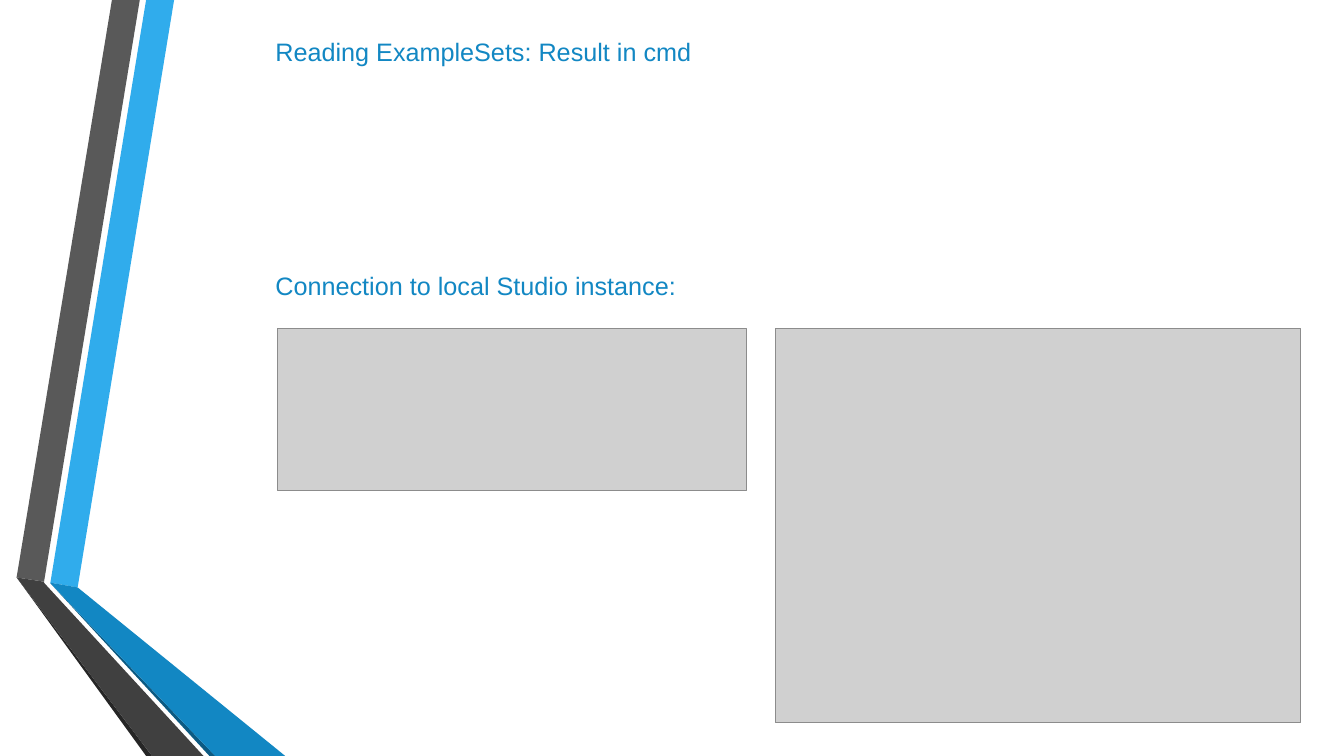
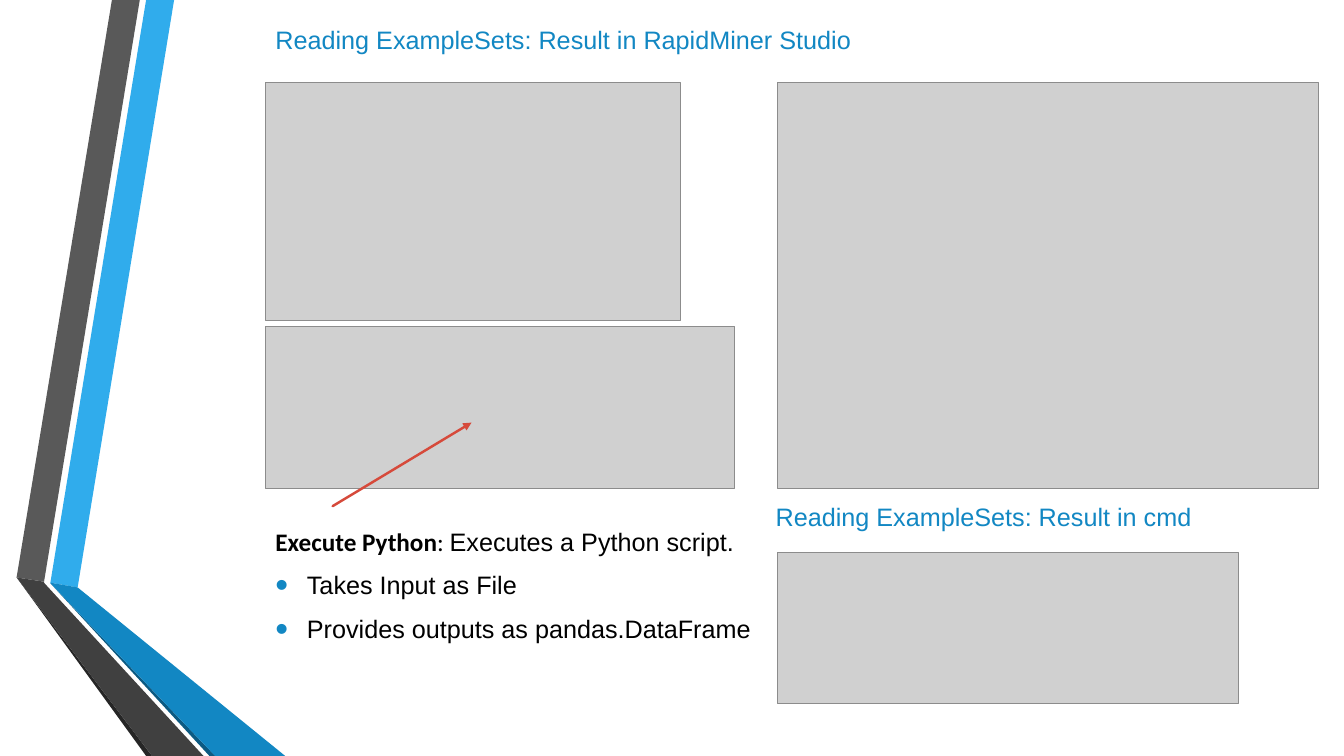
Before and after one commit to Huzefa-Mustafa/rapidminer-python, a slide deck: slide 5 of docs/Presentation_RapidMiner_Python.pptx. Drawn at 1344x756 pixels with LibreOffice and Linux fonts; fonts in the diff are those of the drawing; grey boxes stand for pictures; background and template pictures are left out. Boxes give left, top, right and bottom in pixels: in the first picture for what was removed or moved away, otherwise in the second. Text is boxed around its words. In the diff, an @@ line names an element or a change of style, - is before the commit and + after.

Commit message:
docs, scripts and ppt updated

```diff
--- a/docs/Presentation_RapidMiner_Python.pptx
+++ b/docs/Presentation_RapidMiner_Python.pptx
@@ text at (275, 30, 850, 55): text changed @@
-Connection to local Studio instance:
+Reading ExampleSets: Result in RapidMiner Studio
@@ picture added at (265, 83, 680, 321) @@
@@ picture: place and size @@
-picture at (775, 329, 1302, 723)
+picture at (777, 83, 1319, 489)
@@ picture: place and size @@
-picture at (277, 329, 747, 491)
+picture at (265, 327, 735, 489)
@@ arrow added from (333, 506) to (472, 422), #D64A3B 1.75 pt @@
@@ text "Reading ExampleSets: Result in cmd": place and size @@
-text "Reading ExampleSets: Result in cmd" at (275, 42, 692, 67)
+text "Reading ExampleSets: Result in cmd" at (776, 507, 1192, 532)
@@ text added at (275, 532, 751, 644), 18 pt, text #000000 @@
+Execute Python: Executes a Python script.
+• Takes Input as File
+• Provides outputs as pandas.DataFrame
@@ picture added at (777, 553, 1239, 704) @@
```
Also in this commit, not shown: 3 other slides changed, 3 slides added, 1 slide removed, 8 other files.
